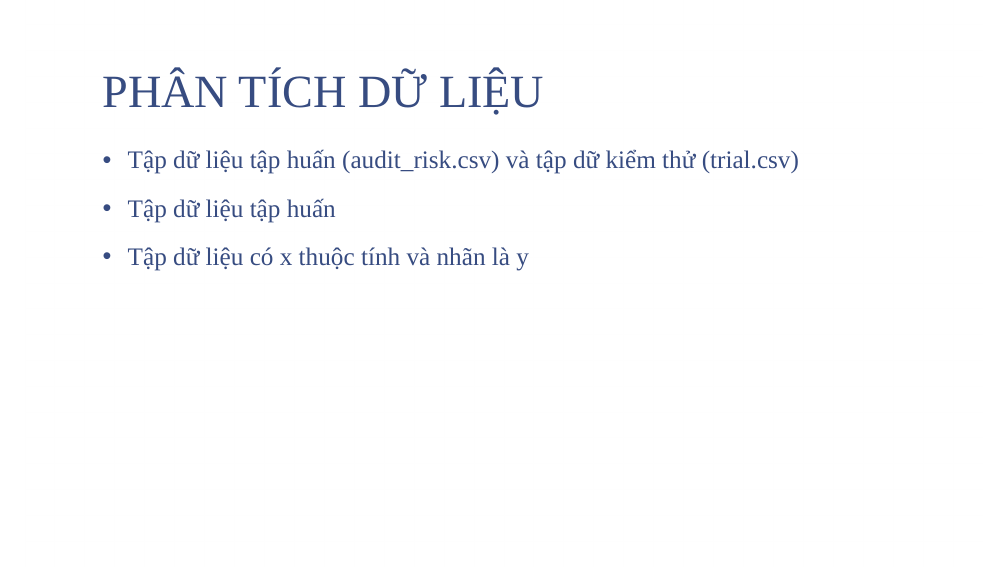
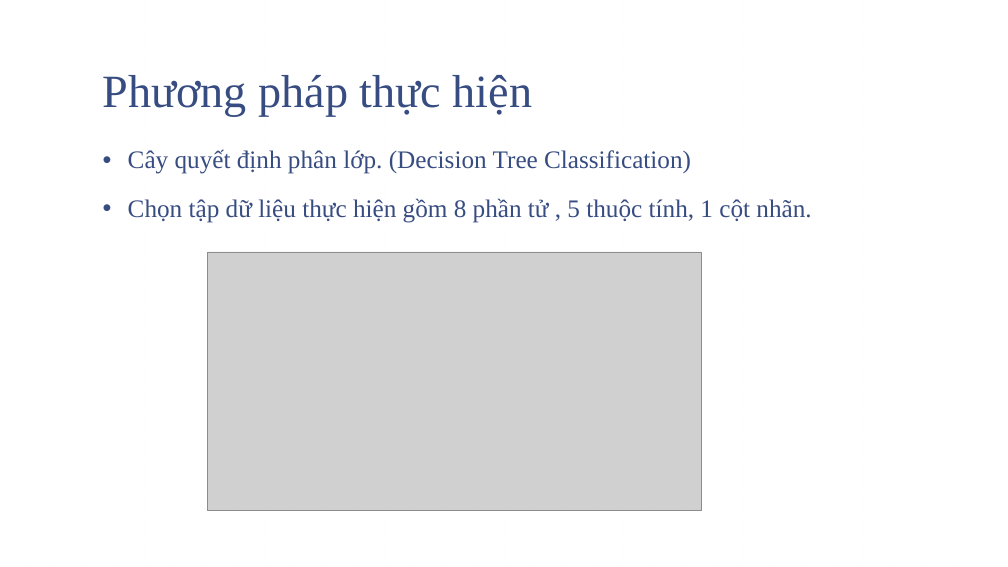
Before and after one commit to trungcpag/machine-CTU, a slide deck: slide 5 of report.pptx (slide 4 before the commit). Drawn at 1008x567 pixels with LibreOffice and Linux fonts; fonts in the diff are those of the drawing; grey boxes stand for pictures; background and template pictures are left out. Boxes give left, top, right and bottom in pixels: in the first picture for what was removed or moved away, otherwise in the second. Text is boxed around its words. In the diff, an @@ line names an element or a change of style, - is before the commit and + after.

```diff
--- a/report.pptx
+++ b/report.pptx
@@ title at box(103, 75, 533, 116): text changed @@
-PHÂN TÍCH DỮ LIỆU
+Phương pháp thực hiện
@@ text at box(128, 149, 811, 223): text changed @@
-• Tập dữ liệu tập huấn (audit_risk.csv) và tập dữ kiểm thử (trial.csv)
-• Tập dữ liệu tập huấn
-• Tập dữ liệu có x thuộc tính và nhãn là y
+• Cây quyết định phân lớp. (Decision Tree Classification)
+• Chọn tập dữ liệu thực hiện gồm 8 phần tử , 5 thuộc tính, 1 cột nhãn.
@@ picture added at box(208, 252, 701, 510) @@
```
Also in this commit, not shown: 4 other slides changed, 2 slides added, 3 slides removed, 5 other files.
